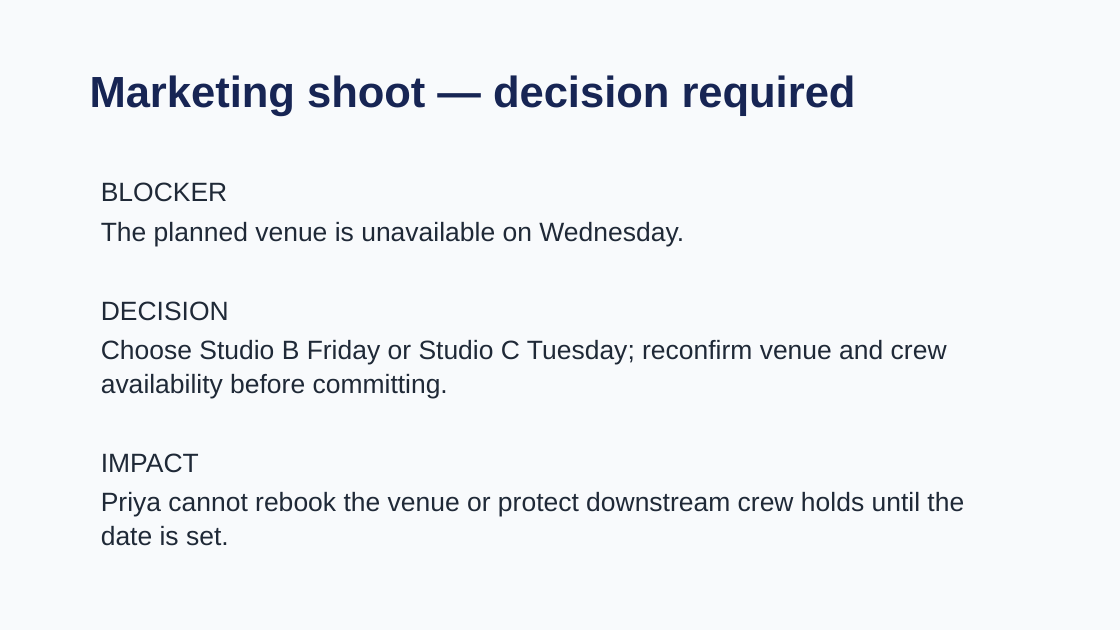
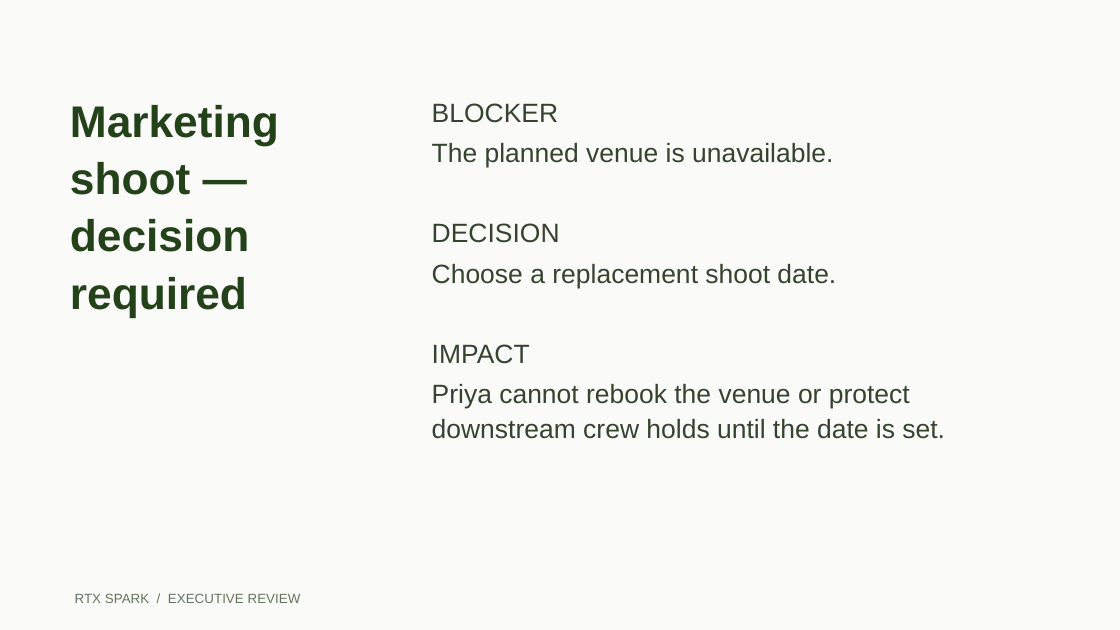
Before and after one commit to CalebJKim/chief-of-staff-agent, a slide deck: slide 9 of demo/templates/rtx-spark-exec-review.pptx. Drawn at 1120x630 pixels with LibreOffice and Linux fonts; fonts in the diff are those of the drawing. Boxes give left, top, right and bottom in pixels: in the first picture for what was removed or moved away, otherwise in the second. Text is boxed around its words. In the diff, an @@ line names an element or a change of style, - is before the commit and + after.

```diff
--- a/demo/templates/rtx-spark-exec-review.pptx
+++ b/demo/templates/rtx-spark-exec-review.pptx
@@ background #F8FAFC to #FAFBF8 @@
@@ text "Marketing shoot — decision required": place and size @@
-text "Marketing shoot — decision required" at [90, 75, 856, 116]
+text "Marketing shoot — decision required" at [70, 105, 279, 317]
@@ text "Marketing shoot — decision required" at [70, 105, 279, 317]: size 28 to 28.5 pt, text colour #172554 to #24421A; line spacing 1.05 to 1.08 @@
@@ text "BLOCKER": place and size @@
-text "BLOCKER" at [101, 182, 964, 546]
+text "BLOCKER" at [432, 103, 945, 439]
@@ text at [432, 103, 945, 439]: text colour #1F2937 to #35432F in "BLOCKER", "DECISION", "IMPACT", "Priya cannot rebook the venue or protect ..."; line spacing 1.05 to 1.08 @@
@@ text at [432, 143, 833, 168]: text changed; text colour #1F2937 to #35432F @@
-The planned venue is unavailable on Wednesday.
+The planned venue is unavailable.
@@ text at [432, 264, 836, 288]: text changed; text colour #1F2937 to #35432F @@
-Choose Studio B Friday or Studio C Tuesday; reconfirm venue and crew availability before committing.
+Choose a replacement shoot date.
@@ text added at [75, 593, 301, 603], 8.6 pt, text #64735E @@
+RTX SPARK / EXECUTIVE REVIEW
```
Also in this commit, not shown: 5 other slides changed, 4 slides added, 4 slides removed, 26 other files.
